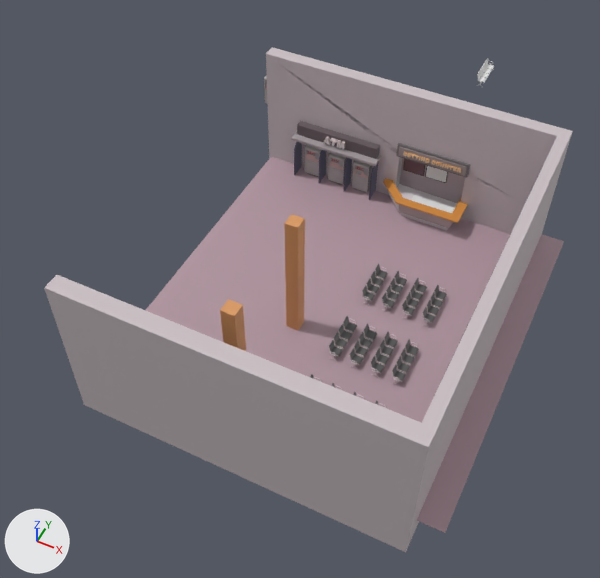
Renders of the FBX model Assets/_resources/3D models/Vignette #2/Betting Parlor/HorseBetting.fbx from each side of a commit.
The view is the same before and after, from a 50 mm lens placed at (6.9, -19.8, 24.6), pointed at (-3.3, 0.8, -1.1). Arrows for +X, +Y and +Z are at lower left; the lights stay in place. Where no turn or scale is listed for an object, it has been applied to the vertices. Vertices at the same position are counted once.
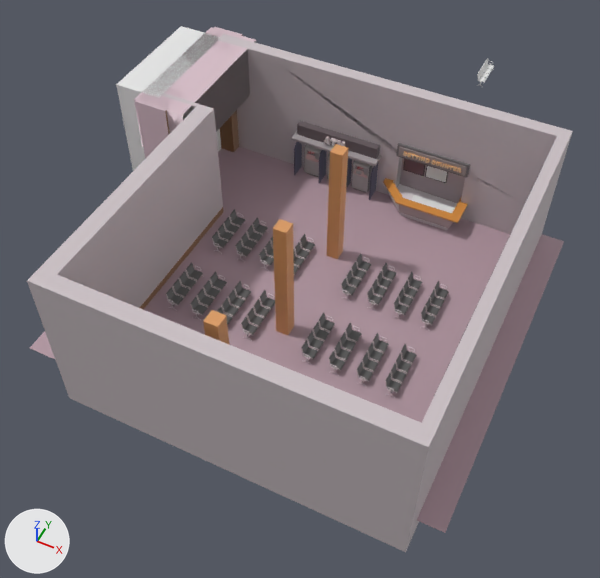
Diff of the bpy script that builds the scene:
```diff
--- a/Assets/_resources/3D models/Vignette #2/Betting Parlor/HorseBetting.fbx.py
+++ b/Assets/_resources/3D models/Vignette #2/Betting Parlor/HorseBetting.fbx.py
@@ me_cylinder_003 @@
 # used by ob_cylinder; location = (-0.24, 1.21, 0.18); rotation_euler = (0.0, 0.0, -3.142), in degrees (0, 0, -180); scale = (0.0078, 0.0078, 0.00194)
-me_cylinder_003.from_pydata(...)  # 13728 vertices, 13968 faces; spans x -345.0..30.0, y -114.0..887.0, z -95.0..219.0
+me_cylinder_003.from_pydata(...)  # 13728 vertices, 13968 faces; spans x -396.0..30.0, y -114.0..887.0, z -95.0..219.0
+# me_cylinder_003 part 5: the loose piece of 196 vertices spanning x -133.0..-77.0, y 56.0..106.0, z 21.0..219.0 is moved by (-17.0, 0.0, 0.0)
+# me_cylinder_003 part 6: the loose piece of 196 vertices spanning x -133.0..-77.0, y 2.0..52.0, z 21.0..219.0 is moved by (-17.0, 0.0, 0.0)
+# me_cylinder_003 part 7: the loose piece of 196 vertices spanning x -133.0..-77.0, y -52.0..-2.0, z 21.0..219.0 is moved by (-17.0, 0.0, 0.0)
+# me_cylinder_003 part 8: the loose piece of 196 vertices spanning x -133.0..-77.0, y -106.0..-56.0, z 21.0..219.0 is moved by (-17.0, 0.0, 0.0)
+# me_cylinder_003 part 9: the loose piece of 196 vertices spanning x -239.0..-183.0, y 56.0..106.0, z 21.0..219.0 is moved by (-34.0, 0.0, 0.0)
+# me_cylinder_003 part 10: the loose piece of 196 vertices spanning x -239.0..-183.0, y 2.0..52.0, z 21.0..219.0 is moved by (-34.0, 0.0, 0.0)
+# me_cylinder_003 part 11: the loose piece of 196 vertices spanning x -239.0..-183.0, y -52.0..-2.0, z 21.0..219.0 is moved by (-34.0, 0.0, 0.0)
+# me_cylinder_003 part 12: the loose piece of 196 vertices spanning x -239.0..-183.0, y -106.0..-56.0, z 21.0..219.0 is moved by (-34.0, 0.0, 0.0)
+# me_cylinder_003 part 13: all 1144 vertices in x -345.0..-289.0, y 273.0..500.0, z -95.0..219.0 are moved by (-50.0, 0.0, 0.0)
+# me_cylinder_003 part 14: all 1144 vertices in x -239.0..-183.0, y 273.0..500.0, z -95.0..219.0 are moved by (-34.0, 0.0, 0.0)
+# me_cylinder_003 part 15: all 1144 vertices in x -133.0..-77.0, y 273.0..500.0, z -95.0..219.0 are moved by (-17.0, 0.0, 0.0)
+# me_cylinder_003 part 16: 1080 of the vertices in x -345.0..-289.0, y -114.0..114.0, z -95.0..219.0 are moved by (-50.0, 0.0, 0.0)
 me_cylinder_003.materials.append(mat_palette)
@@ me_cube_013 @@
 # used by ob_cube_001; location = (4.6, 0.12, -0.04); rotation_euler = (-3.142, 0.0, 0.0), in degrees (-180, 0, 0); scale = (-0.222, -5.58, -1.0)
-me_cube_013.from_pydata(...)  # 96 vertices, 94 faces; spans x -1.0..56.1, y -1.4..1.3, z -1.0..5.4
+me_cube_013.from_pydata(...)  # 150 vertices, 140 faces; spans x -1.0..66.6, y -1.4..1.3, z -1.0..5.4
+# me_cube_013 part 1: 54 vertices added at x 56.1..66.6, y -1.4..1.3, z -1.0..5.4
 me_cube_013.materials.append(mat_palette)
@@ me_plane @@
 me_plane.from_pydata(...)  # 4 vertices, 1 face; spans x -1.53..2.05, y -1.53..1.53, z 0.0
 # used by ob_plane; location = (0.0, 0.0, 0.0); scale = (-3.78, -4.73, -8.06)
-me_plane.vertices[1].co = (2.05, -1.53, 0.0)
-me_plane.vertices[3].co = (2.05, 1.53, 0.0)
+# me_plane part 2
+me_plane.vertices[1].co = (2.8, -1.53, 0.0)
+me_plane.vertices[3].co = (2.8, 1.53, 0.0)  # pixel (29, 348)
 me_plane.materials.append(mat_palette)
@@ me_cube_009 @@
 # verts and faces of me_cube_009; kept vertices keep their numbers, new ones are numbered from 16
-me_cube_009.from_pydata(...)  # 16 vertices, 12 faces; spans x -0.25..0.25, y -0.25..4.5, z -0.25..5.39
+me_cube_009.from_pydata(...)  # 24 vertices, 18 faces; spans x -0.25..0.25, y -0.25..9.15, z -0.25..5.39
+# me_cube_009 part 3: a new loose piece, a box spanning x -0.25..0.25, y 8.65..9.15, z -0.25..5.39, in mat_palette (picture img_1024_palette_png)
+# me_cube_009 part 4
+for i in [*range(8, 16)]: verts[i] += (0.0, 0.2, 0.0)
 me_cube_009.materials.append(mat_palette)
@@ ob_cylinder @@
 ob_cylinder = bpy.data.objects.new('Cylinder', me_cylinder_003)
-ob_cylinder.location = (-0.24, 1.21, 0.18)
+ob_cylinder.location = (-1.04, 1.21, 0.21)
 ob_cylinder.rotation_euler = (0.0, 0.0, -3.142)  # degrees (0, 0, -180)
-ob_cylinder.scale = (0.0078, 0.0078, 0.00194)
+ob_cylinder.scale = (0.00892, 0.00892, 0.00222)
@@ ob_cube @@
 ob_cube = bpy.data.objects.new('Cube', me_cube_009)
-ob_cube.location = (-2.26, -6.0, 0.0)
+ob_cube.location = (-2.49, -6.59, 0.0)
@@ ob_cube_020 @@
+ob_cube_020 = bpy.data.objects.new('Cube.020', me_cube)  # a box spanning x -1.0..1.0, y -2.41..2.41, z -1.0..5.39; in mat_exit (white #e7e7e7)
+ob_cube_020.location = (-11.11, 4.49, 0.0)
@@ ob_cube_021 @@
+ob_cube_021 = bpy.data.objects.new('Cube.021', me_cube_009_1)  # 32 vertices, 24 faces; spans x -0.8..1.41, y -0.68..5.37, z -0.68..5.37; in mat_palette (picture img_1024_palette_png)
+ob_cube_021.location = (-10.11, 2.14, 0.02)
@@ ob_cylinder_004 @@
+ob_cylinder_004 = bpy.data.objects.new('Cylinder.004', me_cylinder_008)  # 13728 vertices, 13968 faces; spans x -0.26..3.53, y -7.91..1.01, z -0.21..0.49; in mat_palette (picture img_1024_palette_png)
+ob_cylinder_004.location = (-6.84, 1.21, 0.21)
```

What differs and where, as boxes (x1, y1, x2, y2) in the pictures (600 x 578 px; the box of a moved part takes in the faces that stretch with it):
'Cube.001', reshaped: before (44, 47, 573, 552); after (27, 34, 573, 552)
'Plane', reshaped: before (146, 157, 564, 533); after (30, 147, 564, 533)
'Cube.021', added: after (134, 27, 256, 159)
'Cylinder', reshaped, moved, rescaled: before (310, 264, 447, 408); after (301, 253, 449, 399)
'Cube', reshaped, moved (70% wider, 46% taller): before (220, 214, 305, 351); after (203, 144, 348, 344)
'Cylinder.004', added: after (166, 209, 315, 341)
'Cube.020', added: after (116, 26, 221, 171)
part 1 of me_cube_013, added: after (27, 34, 272, 405)
part 3 of me_cube_009, added (brown): after (326, 144, 348, 259)
part 4 of me_cube_009, moved or reshaped: before (284, 214, 305, 330); after (273, 219, 294, 335)
part 5 of me_cylinder_003, moved or reshaped: before (382, 292, 395, 309); after (367, 287, 382, 306)
part 6 of me_cylinder_003, moved or reshaped: before (386, 285, 399, 301); after (372, 278, 387, 297)
part 7 of me_cylinder_003, moved or reshaped: before (390, 278, 403, 294); after (377, 270, 392, 289)
part 8 of me_cylinder_003, moved or reshaped: before (394, 271, 407, 287); after (382, 263, 396, 281)
part 9 of me_cylinder_003, moved or reshaped: before (402, 299, 415, 316); after (394, 297, 409, 316)
part 10 of me_cylinder_003, moved or reshaped: before (406, 292, 419, 309); after (398, 288, 413, 306)
part 11 of me_cylinder_003, moved or reshaped: before (410, 285, 423, 301); after (403, 280, 418, 299)
part 12 of me_cylinder_003, moved or reshaped: before (414, 278, 427, 294); after (408, 272, 422, 290)
part 13 of me_cylinder_003, moved or reshaped: before (392, 339, 419, 386); after (385, 343, 417, 399)
part 14 of me_cylinder_003, moved or reshaped: before (370, 332, 398, 378); after (357, 333, 389, 387)
part 15 of me_cylinder_003, moved or reshaped: before (349, 323, 377, 370); after (329, 323, 362, 376)
part 16 of me_cylinder_003, moved or reshaped: before (422, 285, 447, 328); after (421, 281, 449, 331)
